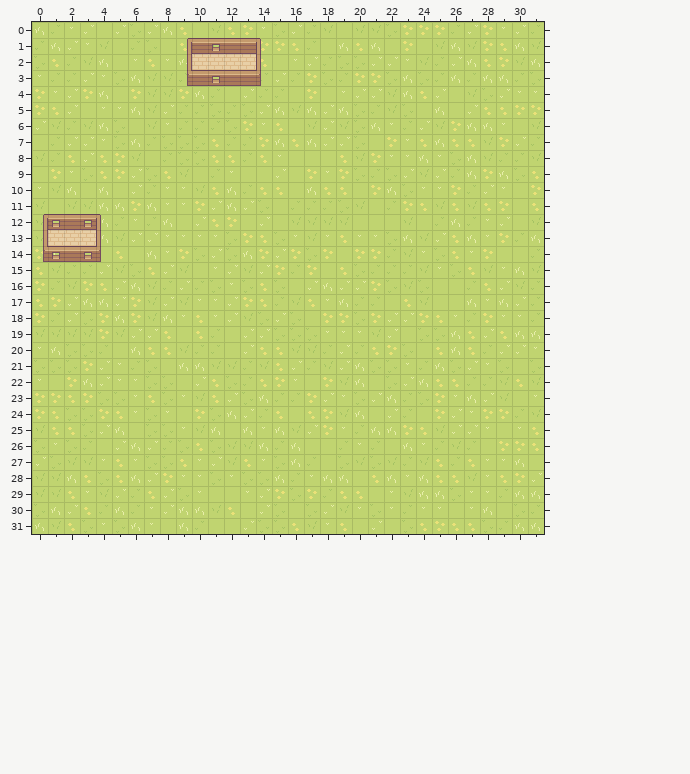
Tiled map, stored at projectFiles/tileMap.tmx. Above, as it was before the edit.
Cells are 16x16 px. Shown: x 0..31, y 0..31.
And afterwards:
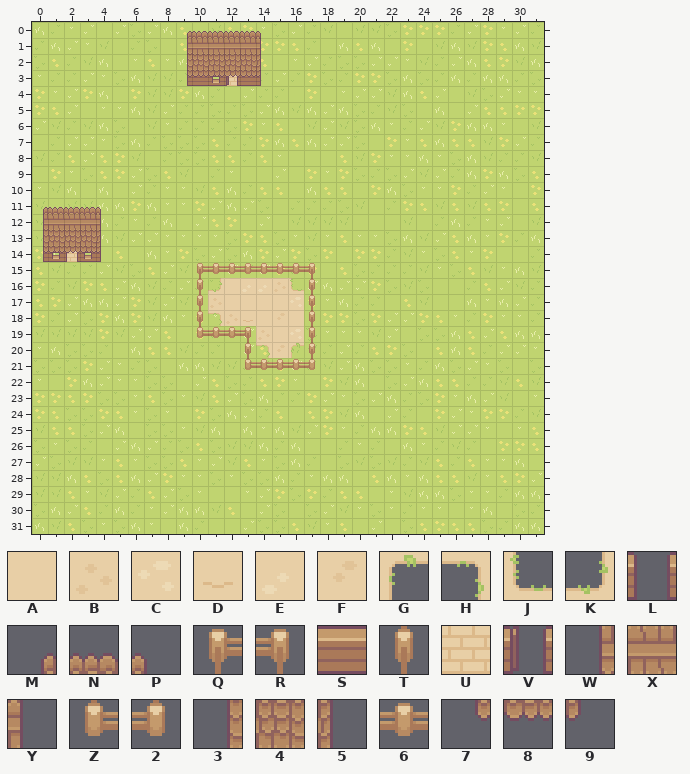
Key: from "tileset-sproutland": A 11, B 12, C 13, D 35, E 36, F 37, G 63, H 64, J 87, K 88, L 226, M 227, N 228, P 229, Q 232, R 234, S 248, T 255, U 272, V 274, W 275, X 276, Y 277, Z 280, 2 282, 3 299, 4 300, 5 301, 6 305, 7 323, 8 324, 9 325.
_ is an empty cell.
Tiles of an added or newly shown layer are drawn over the layers below it.
The edit:
Layer "World":
y 3: x 12 S -> U
y 14: x 2 S -> U
Layer "World2" (added):
y 3: x 12 _ -> V
y 14: x 2 _ -> L
Layer "Fence" (added):
y 15: x 10..17 ________ -> Q666666R
y 16: x 10..17 ________ -> TKAEEBJT
y 17: x 10..17 ________ -> TBAAAACT
y 18: x 10..17 ________ -> THBDAFAT
y 19: x 10..17 ________ -> Z66RBACT
y 20: x 13..17 _____ -> THFGT
y 21: x 13..17 _____ -> Z6662
Layer "Roof" (added):
y 0: x 9..14 ______ -> MNNNNP
y 1: x 9..14 ______ -> WXXXXY
y 2: x 9..14 ______ -> 344445
y 3: x 9..14 ______ -> 788889
y 11: x 0..4 _____ -> MNNNP
y 12: x 0..4 _____ -> WXXXY
y 13: x 0..4 _____ -> 34445
y 14: x 0..4 _____ -> 78889
Pixel boxes of the changes (left, top, right, bottom) in both pictures:
changed: (187, 31, 261, 86)
changed: (43, 207, 101, 262)
added: (197, 263, 315, 370)
